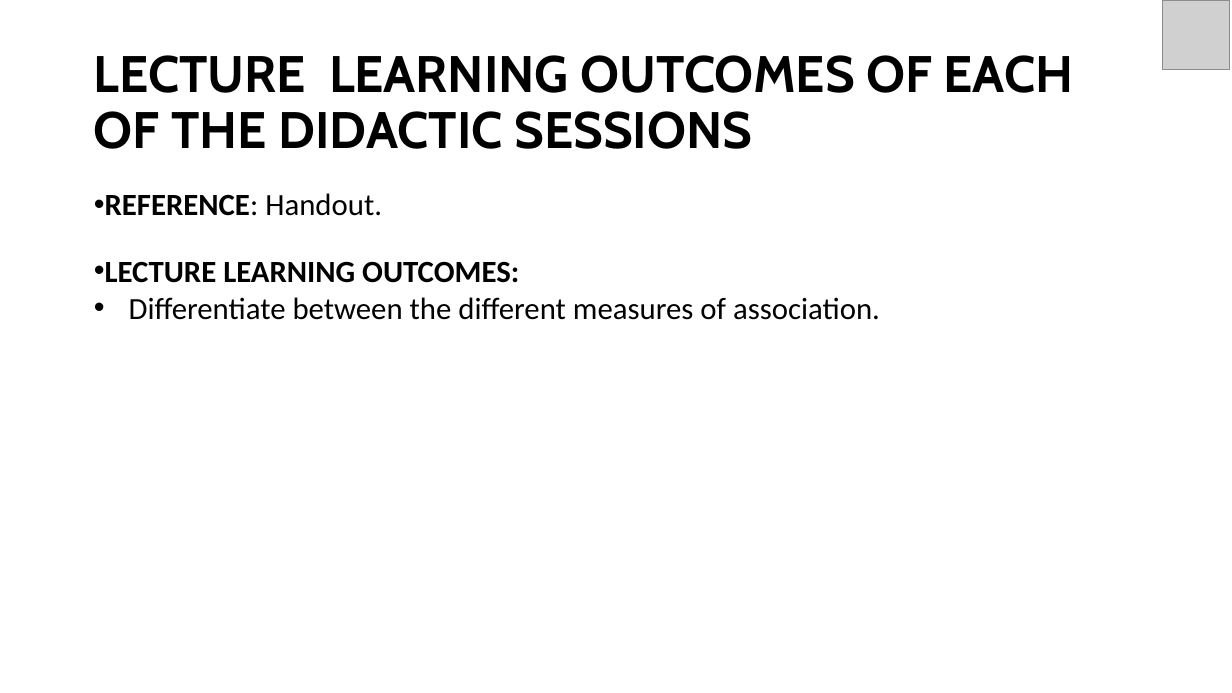
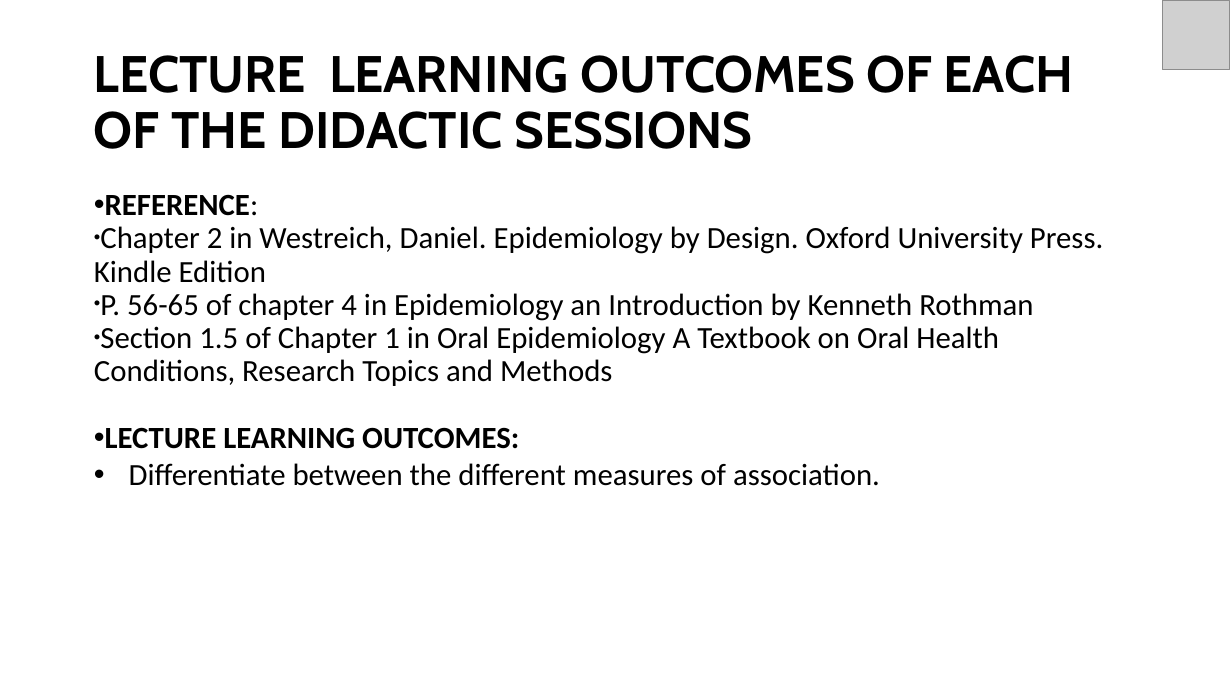
Before and after one commit to tshihayb/Principles-of-Scientific-Evidence, a slide deck: slide 4 of Lectures/DEPH 312 Lecture 4 Research Study Design II.pptx. Drawn at 1232x693 pixels with LibreOffice and Linux fonts; fonts in the diff are those of the drawing; grey boxes stand for pictures. Boxes give left, top, right and bottom in pixels: in the first picture for what was removed or moved away, otherwise in the second. Text is boxed around its words. In the diff, an @@ line names an element or a change of style, - is before the commit and + after.

```diff
--- a/Lectures/DEPH 312 Lecture 4 Research Study Design II.pptx
+++ b/Lectures/DEPH 312 Lecture 4 Research Study Design II.pptx
@@ text at [94,194,1103,386]: text changed; bold off @@
-• REFERENCE: Handout.
+• REFERENCE:
+• Chapter 2 in Westreich, Daniel. Epidemiology by Design. Oxford University Press. Kindle Edition
+• P. 56-65 of chapter 4 in Epidemiology an Introduction by Kenneth Rothman
+• Section 1.5 of Chapter 1 in Oral Epidemiology A Textbook on Oral Health Conditions, Research Topics and Methods
```
Also in this commit, not shown: 1 other slide changed, 5 other files.
